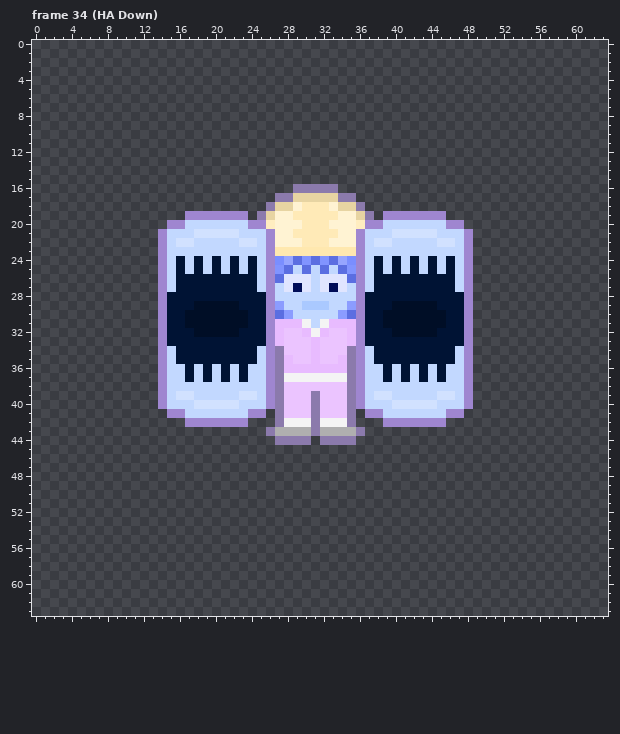
Two versions of one pixel-art file, Amity Chain (Art Files)/Digital Art/Sprites/Characters/SolisSprite.aseprite. Above is the file before it was changed.
64x64 pixels, 169 frames. Colours within 5 levels of each other are drawn and written as one. Shown: frame 34 (HA Down). The commit also changed other frames, which this record leaves out.
Now the later version:
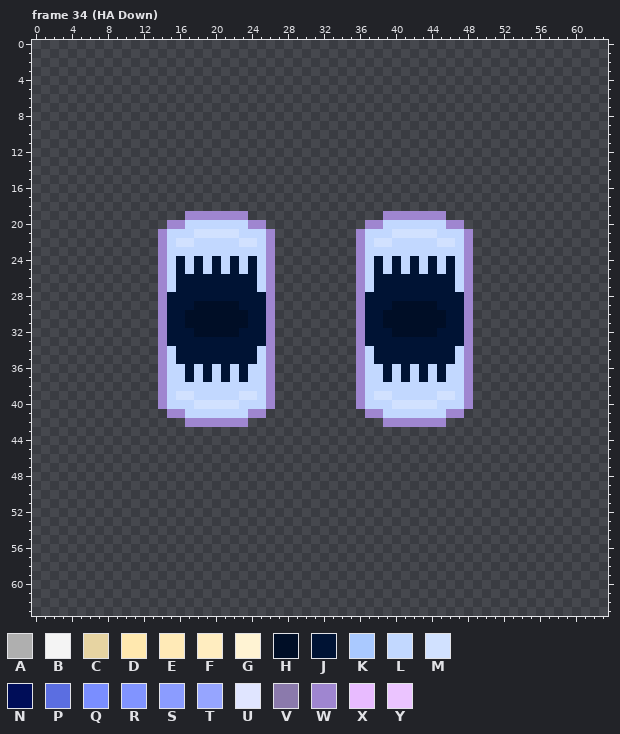
Palette (. is transparent): A #afafaf  B #f4f4f4  C #e7d4a2  D #ffe8af  E #ffeab7  F #ffedc0  G #fff3d3  H #000e26  J #001334  K #aac9ff  L #c2d8ff  M #d1e1ff  N #000d58  P #5b6ee1  Q #7a8eff  R #8194ff  S #8b9cff  T #96a5ff  U #e0e5ff  V #8b7aac  W #9f86d0  X #e8bbff  Y #ebc4ff
The exact change:
layer "Layer 1" now hidden
Frame 34 (HA Down):
The edit erases colour A in row 43 at x 27 to 30 and 32 to 35.
The edit erases colour B in row 31 at x 30 and 32; in row 32 at x 31; in row 37 at x 28 to 34; in row 42 at x 28 to 30 and 32 to 34.
The edit erases colour C in row 17 at x 29 to 33; in row 18 at x 27 to 28 and 34 to 35; in row 19 at x 26 and 36.
The edit erases colour D in row 23 at x 27 to 35.
The edit erases colour E in row 18 at x 30 to 32; in row 19 at x 29 to 33; in row 20 at x 30 to 32; in row 21 at x 29 to 33; in row 22 at x 30 to 32.
The edit erases colour F in row 20 at x 26 and 36.
The edit erases colour G in row 18 at x 29 and 33; in row 19 at x 27 to 28 and 34 to 35; in row 20 at x 27 to 29 and 33 to 35; in row 21 at x 27 to 28 and 34 to 35; in row 22 at x 27 to 29 and 33 to 35.
The edit erases colour K in row 29 at x 30 to 32.
The edit erases colour L in row 25 at x 29, 31 and 33; in row 26 at x 31; in row 27 at x 27, 31 and 35; in row 28 at x 27 to 35; in row 29 at x 28 to 29 and 33 to 34; in row 30 at x 29 to 33.
The edit erases colour L in row 31 at x 31.
The edit erases colour N in row 27 at x 29 and 33.
The edit erases colour P in row 24 at x 29, 31 and 33; in row 25 at x 28, 30, 32 and 34; in row 26 at x 27 and 35; in row 30 at x 27 and 35.
The edit erases colour Q in row 24 at x 27 and 35.
The edit erases colour R in row 24 at x 30 and 32; in row 25 at x 27 and 35.
The edit erases colour S in row 29 at x 27 and 35; in row 30 at x 28 and 34.
The edit erases colour T in row 24 at x 28 and 34.
The edit erases colour U in row 26 at x 28 to 30 and 32 to 34; in row 27 at x 28, 30, 32 and 34.
The edit erases colour V in row 16 at x 29 to 33; in row 17 at x 27 to 28 and 34 to 35; in row 18 at x 26 and 36; in row 19 at x 25 and 37; in rows 34 to 38 at x 27 and 35; in rows 39 to 42 at x 27, 31 and 35.
The edit erases colour V in row 43 at x 26, 31 and 36; in row 44 at x 27 to 30 and 32 to 35.
The edit erases colour X in row 31 at x 27 to 29 and 33 to 35; in row 32 at x 27, 30, 32 and 35; in row 33 at x 27, 31 and 35; in row 34 at x 31; in row 35 at x 28, 31 and 34; in row 36 at x 28 to 34.
The edit erases colour Y in row 32 at x 28 to 29 and 33 to 34; in rows 33 to 34 at x 28 to 30 and 32 to 34; in row 35 at x 29 to 30 and 32 to 33; in row 38 at x 28 to 34; in rows 39 to 41 at x 28 to 30 and 32 to 34.
Where, in picture pixels (left, top, right, bottom), the same in both pictures:
erased: (257, 184, 374, 445)
